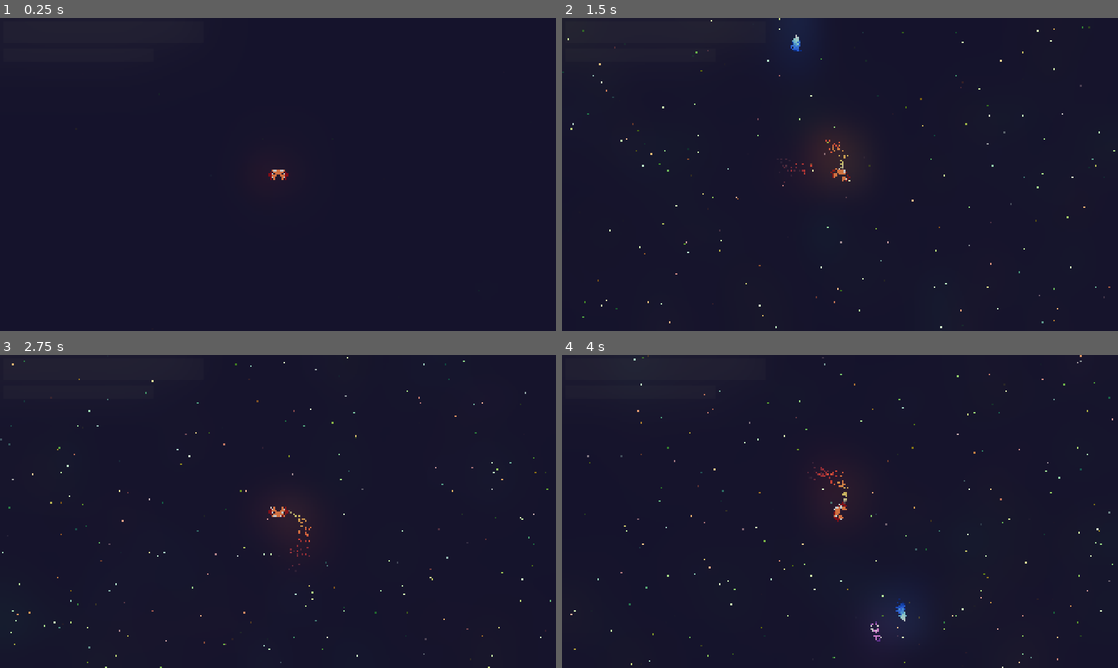
Above: before the commit, frames 1-4 (two rows, left to right).
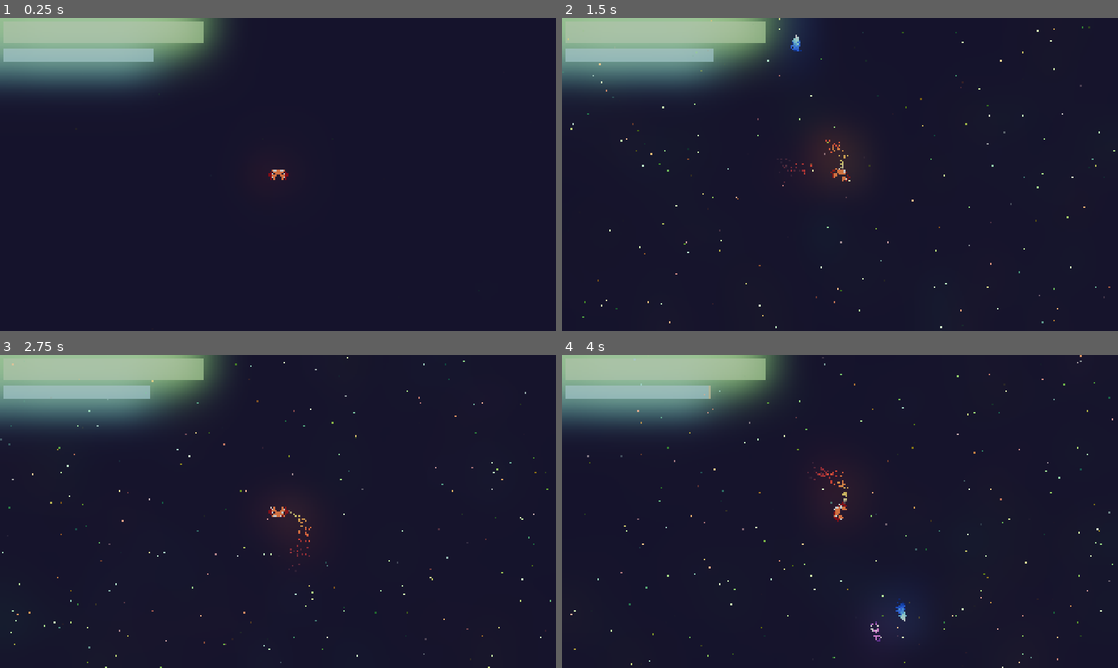
Above: after the commit, the same moments.

Repository: Lunix-420/OrbitOfPain
Game: Godot game, scene res://scenes/World.tscn
Two runs of this game, one before a commit and one after it. Both use one fixed random seed, a clock stepped at 60 frames per second and the inputs below.
Inputs:
- Up to frame 1 (0.25 s): no input
- Up to frame 2 (1.5 s): hold D (move_right) 0.53-1.28 s; tap Space (action_shoot) at 0.6 s; hold S (move_backwards) from 1.28 s (still down); tap E (move_turn_ccw) at 1.35 s
- Up to frame 3 (2.75 s): release S (move_backwards) at 2.03 s; hold D (move_right) from 2.03 s (still down); hold Q (move_turn_cw) from 2.03 s (still down)
- Up to frame 4 (4 s): release D (move_right) at 2.78 s; release Q (move_turn_cw) at 2.78 s; hold W (move_forward) 2.78-3.53 s; tap Space (action_shoot) at 2.85 s; hold A (move_left) from 3.53 s (still down); hold E (move_turn_ccw) from 3.53 s (still down)

The runs differ from the first frame. In frame 1, 8.6% of the frame differs, in the area x 0-42%, y 0-24%; in frame 2, 8.6%; in frame 3, 8.6%; in frame 4, 8.6%.

Commit message:
feat: Implement energy consumption mechanic

Diff:
--- a/scenes/Gui.tscn
+++ b/scenes/Gui.tscn
@@ -24,8 +24,6 @@
 offset_top = -63.0
 offset_right = -126.0
 offset_bottom = -23.0
-max_value = 1000.0
-current_value = 1000.0
 
 [node name="Energy" parent="." instance=ExtResource("3_wwu88")]
 offset_left = -166.0
--- a/scenes/HealthBar.tscn
+++ b/scenes/HealthBar.tscn
@@ -42,5 +42,5 @@
 theme_override_styles/background = SubResource("StyleBoxFlat_yt2bf")
 theme_override_styles/fill = SubResource("StyleBoxFlat_ml04q")
 max_value = 1000.0
-value = 100.0
+value = 1000.0
 show_percentage = false
--- a/scripts/bar.gd
+++ b/scripts/bar.gd
@@ -15,7 +15,7 @@
 func set_default_values(bar: ProgressBar):
 	bar.min_value = min_value
 	bar.max_value = max_value
-	bar.value -= current_value
+	bar.value = current_value
 
 func set_current_value(value: float):
 	current_value = clamp(value, min_value, max_value)
--- a/scripts/player.gd
+++ b/scripts/player.gd
@@ -8,6 +8,7 @@
 const ROTATION_SPEED = 5.0
 const FRICTION = 500
 const ENERGY_LOSS = 1000
+const IDLE_ENERGY_CONSUMPTION = 10
 
 var speed = 0.0
 var strave_speed = 0.0
@@ -21,8 +22,11 @@
 	handle_sideward_motion(delta)
 	handle_rotation(delta)
 	handle_shooting(delta)
+	handle_use_energ(IDLE_ENERGY_CONSUMPTION * delta)
 	move_and_slide()
 
+func handle_use_energ(amount: float):
+	energyBar.set_current_value(energyBar.current_value - amount)
 
 
 func handle_forward_backward_motion(delta: float) -> void:
Not shown: 1 places in scenes/Bars.tscn that only renumber resources
